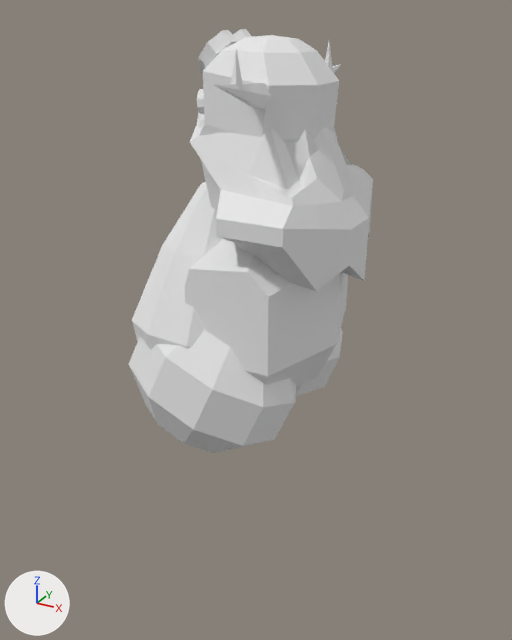
The glTF model CreamBolaA.glb: old version first, new version second.
One viewpoint serves both versions: a camera (50 mm lens) standing at (1.95, -3.81, 6.27) and looking at (-0.12, -0.03, 4.39). The lights are fixed; the arrows at lower left show +X, +Y and +Z. The older version comes first. Where no turn or scale is listed for an object, it has been applied to the vertices.

Script lines for the objects in view, before the commit:
```python
me_mesh_0 = bpy.data.meshes.new('Mesh_0')
me_mesh_0.from_pydata(...)  # 370 vertices, 660 faces; spans x -0.39..0.7, y -0.77..0.82, z -0.66..0.78
# faces by material slot: [636, 24]
me_mesh_0.materials.append(mat_material_0)  # its picture is missing
me_mesh_0.materials.append(mat_material_1)  # its picture is missing
me_mesh_1 = bpy.data.meshes.new('Mesh_1')
me_mesh_1.from_pydata(...)  # 55 vertices, 102 faces; spans x -0.494..0.442, y -0.596..0.596, z -0.985..0.229
me_mesh_1.materials.append(mat_material_2)  # its picture is missing
me_mesh_2 = bpy.data.meshes.new('Mesh_2')
me_mesh_2.from_pydata(...)  # 168 vertices, 320 faces; spans x -0.45..0.7, y -0.55..1.05, z -1.0..0.73
me_mesh_2.materials.append(mat_material_3)  # its picture is missing
ob_cabeça_001 = bpy.data.objects.new('Cabeça.001', me_mesh_0)
ob_cabeça_001.location = (-0.153, -0.022, 5.378)
ob_sphere = bpy.data.objects.new('sphere', me_mesh_2)
ob_sphere.location = (-0.375, -0.25, 4.625)
ob_torso_001 = bpy.data.objects.new('Torso.001', me_mesh_1)
ob_torso_001.location = (0.0, 0.0, 5.029)
```
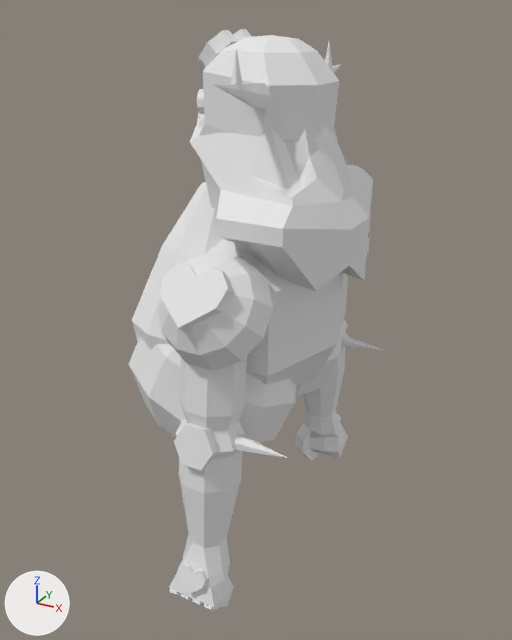
Location of each change, (x1, y1, x2, y2) in pixels of the pictures (512 x 640 px):
'Braço Cima E', added
    after: (157, 253, 273, 431)
'Braço Baixo E.001', added
    after: (174, 417, 288, 547)
'Mão E.001', added
    after: (169, 534, 234, 611)
'Mão D.001', added
    after: (294, 409, 348, 461)
'Braço Baixo D.001', added
    after: (303, 320, 382, 419)

What the commit changed:
Mesh me_mesh_5 is new.
It has 88 vertices, 156 faces and spans x -0.199..0.51, y -0.211..0.258, z -0.789..0.11.
It uses material mat_material_2 (its picture is missing).
Mesh me_mesh_4 is new.
It has 125 vertices, 234 faces and spans x -0.199..0.176, y -0.153..0.228, z -0.466..0.032.
It uses material mat_material_2 (its picture is missing).
Mesh me_mesh_3 is new.
It has 127 vertices, 234 faces and spans x -0.298..0.346, y -0.403..0.231, z -0.759..0.313.
It uses material mat_material_2 (its picture is missing).
Mesh me_mesh_2_1 is new.
It has 88 vertices, 156 faces and spans x -0.199..0.51, y -0.258..0.211, z -0.789..0.11.
It uses material mat_material_2 (its picture is missing).
Mesh me_mesh_1_1 is new.
It has 125 vertices, 234 faces and spans x -0.199..0.176, y -0.228..0.153, z -0.466..0.032.
It uses material mat_material_2 (its picture is missing).
Object 'Braço Baixo D.001' (ob_braço_baixo_d_001) is new; it shows me_mesh_5.
Its location is (-0.01, 0.767, 4.037).
Object 'Mão D.001' (ob_mão_d_001) is new; it shows me_mesh_4.
Its location is (-0.01, 0.87, 3.249).
Object 'Braço Cima E' (ob_braço_cima_e) is new; it shows me_mesh_3.
Its location is (-0.01, -0.706, 4.741).
Object 'Braço Baixo E.001' (ob_braço_baixo_e_001) is new; it shows me_mesh_2_1.
Its location is (-0.01, -0.767, 4.037).
Object 'Mão E.001' (ob_mão_e_001) is new; it shows me_mesh_1_1.
Its location is (-0.01, -0.87, 3.249).
